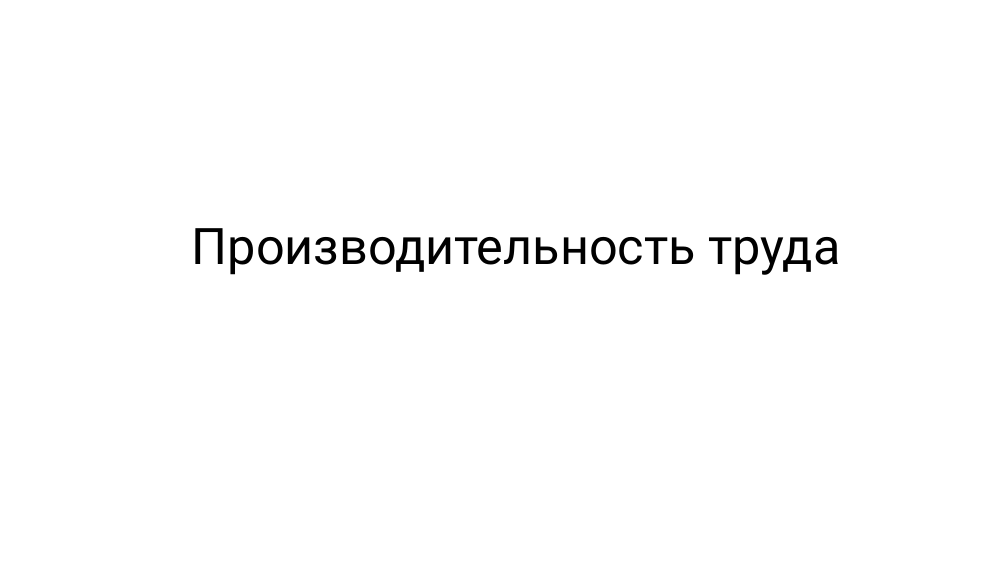
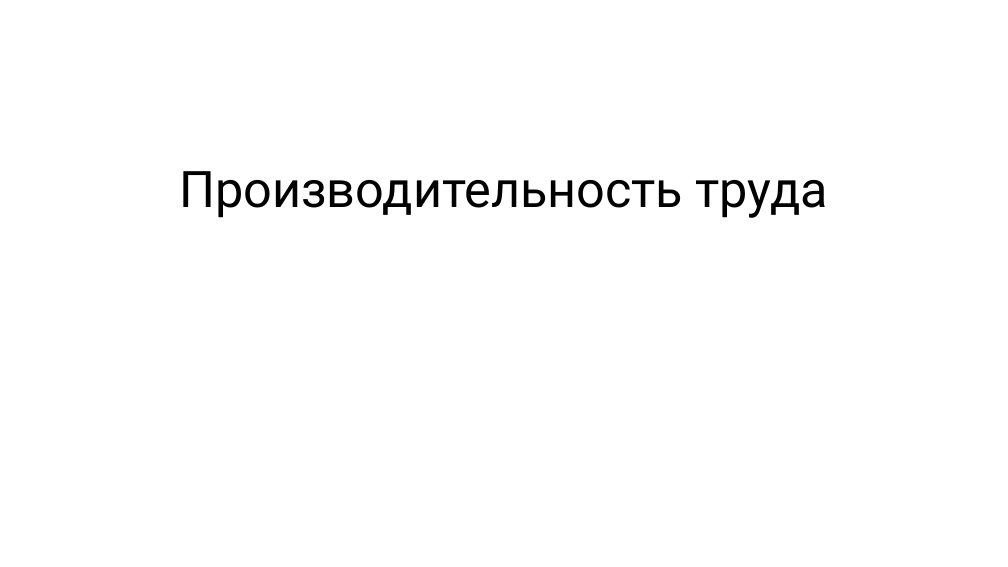
Before and after one commit to rkhaimov/brain-gym, a slide deck: slide 21 of Презентация.pptx (slide 18 before the commit). Drawn at 1008x567 pixels with LibreOffice and Linux fonts; fonts in the diff are those of the drawing. Boxes give left, top, right and bottom in pixels: in the first picture for what was removed or moved away, otherwise in the second. Text is boxed around its words. In the diff, an @@ line names an element or a change of style, - is before the commit and + after.

```diff
--- a/Презентация.pptx
+++ b/Презентация.pptx
@@ text "Производительность труда": place and size @@
-text "Производительность труда" at (192,228,840,275)
+text "Производительность труда" at (179,171,828,218)
```
Also in this commit, not shown: 1 other slide changed, 17 slides added, 2 slides removed.
